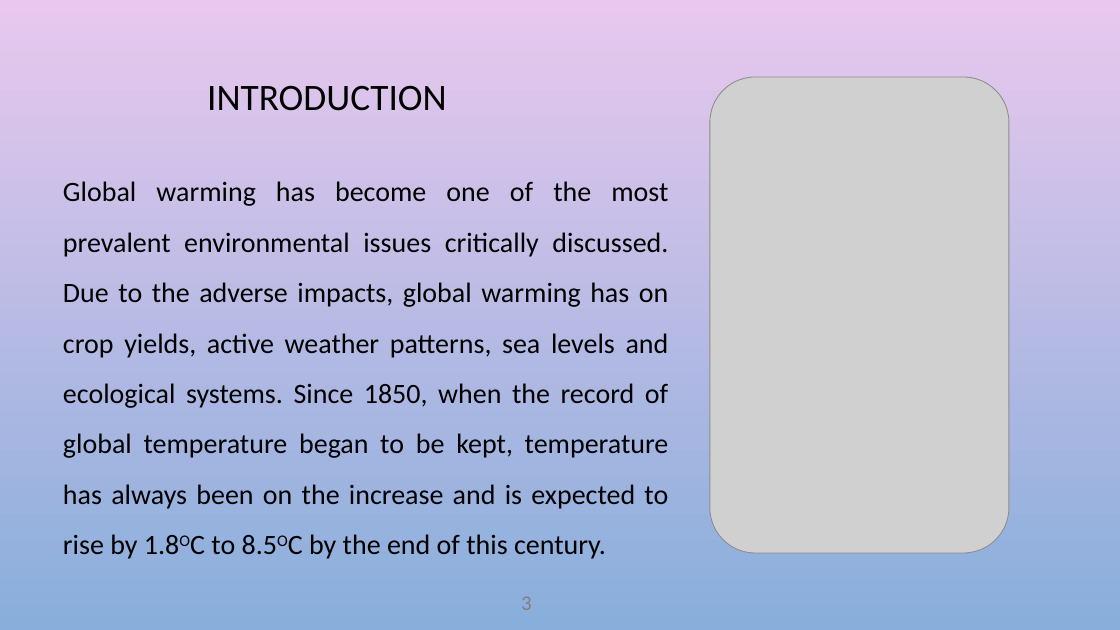
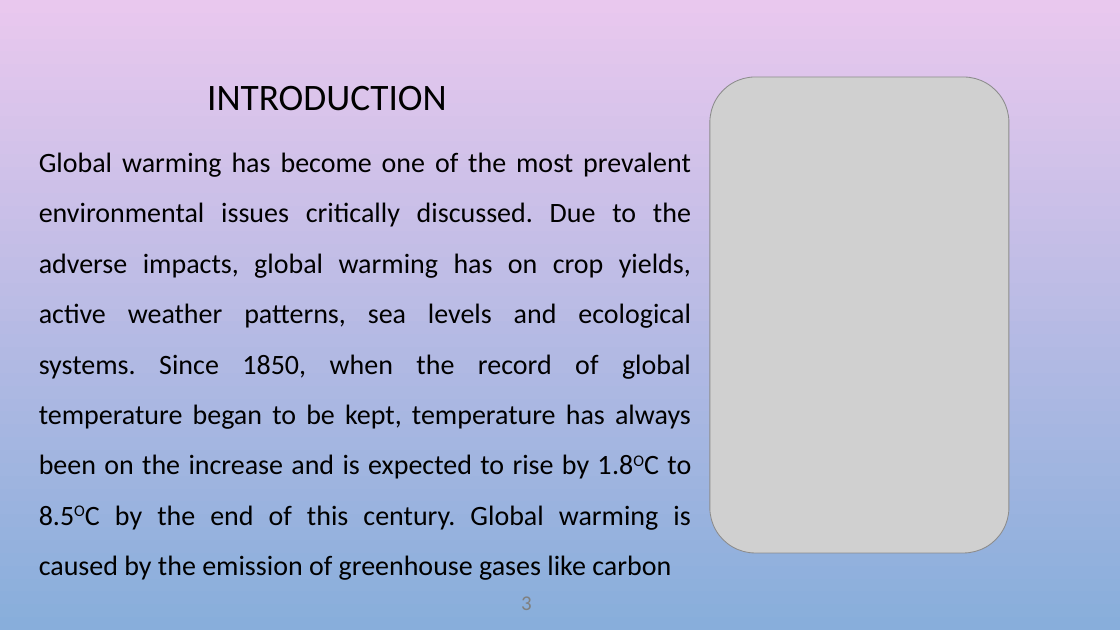
Before and after one commit to Women-Techsters-Fellowship-2021/Climate-Change-and-Crop-Production, a slide deck: slide 3 of Climate Change and It's effect on Crop yeild/Climate change and its effect on crop yield.pptx. Drawn at 1120x630 pixels with LibreOffice and Linux fonts; fonts in the diff are those of the drawing; grey boxes stand for pictures; background and template pictures are left out. Boxes give left, top, right and bottom in pixels: in the first picture for what was removed or moved away, otherwise in the second. Text is boxed around its words. In the diff, an @@ line names an element or a change of style, - is before the commit and + after.

```diff
--- a/Climate Change and It's effect on Crop yeild/Climate change and its effect on crop yield.pptx
+++ b/Climate Change and It's effect on Crop yeild/Climate change and its effect on crop yield.pptx
@@ text at (x1=39, y1=152, x2=691, y2=580): text changed @@
-Global warming has become one of the most prevalent environmental issues critically discussed. Due to the adverse impacts, global warming has on crop yields, active weather patterns, sea levels and ecological systems. Since 1850, when the record of global temperature began to be kept, temperature has always been on the increase and is expected to rise by 1.8OC to 8.5OC by the end of this century.
+Global warming has become one of the most prevalent environmental issues critically discussed. Due to the adverse impacts, global warming has on crop yields, active weather patterns, sea levels and ecological systems. Since 1850, when the record of global temperature began to be kept, temperature has always been on the increase and is expected to rise by 1.8OC to 8.5OC by the end of this century. Global warming is caused by the emission of greenhouse gases like carbon
```
Also in this commit, not shown: 7 other slides changed, 3 other files.
